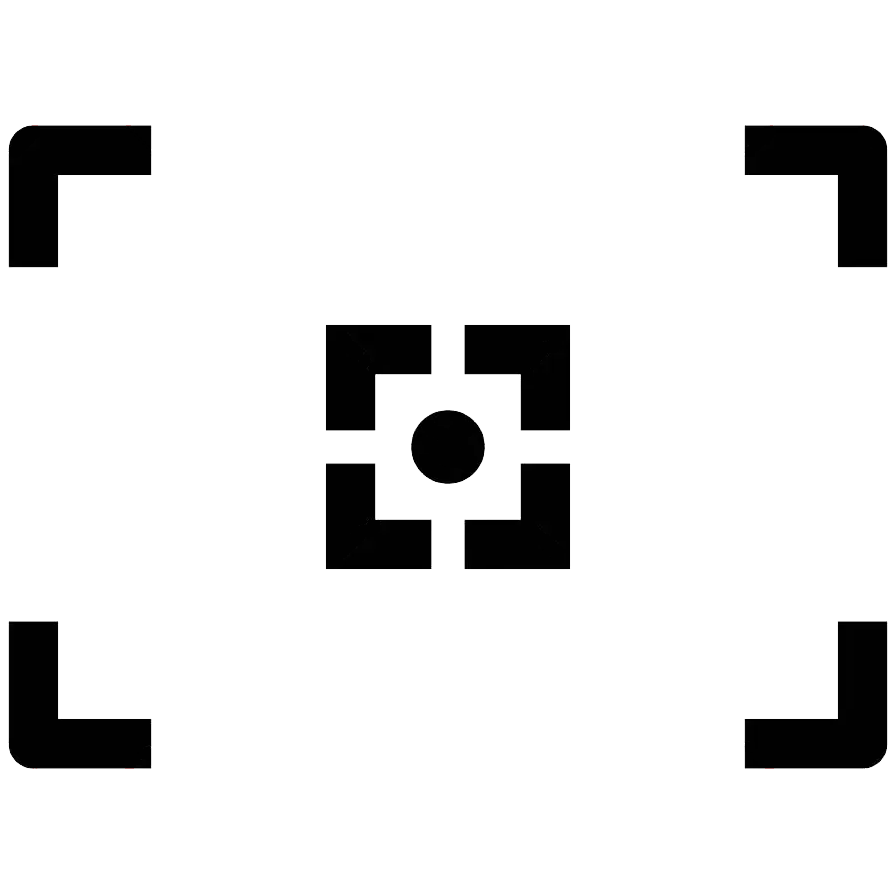
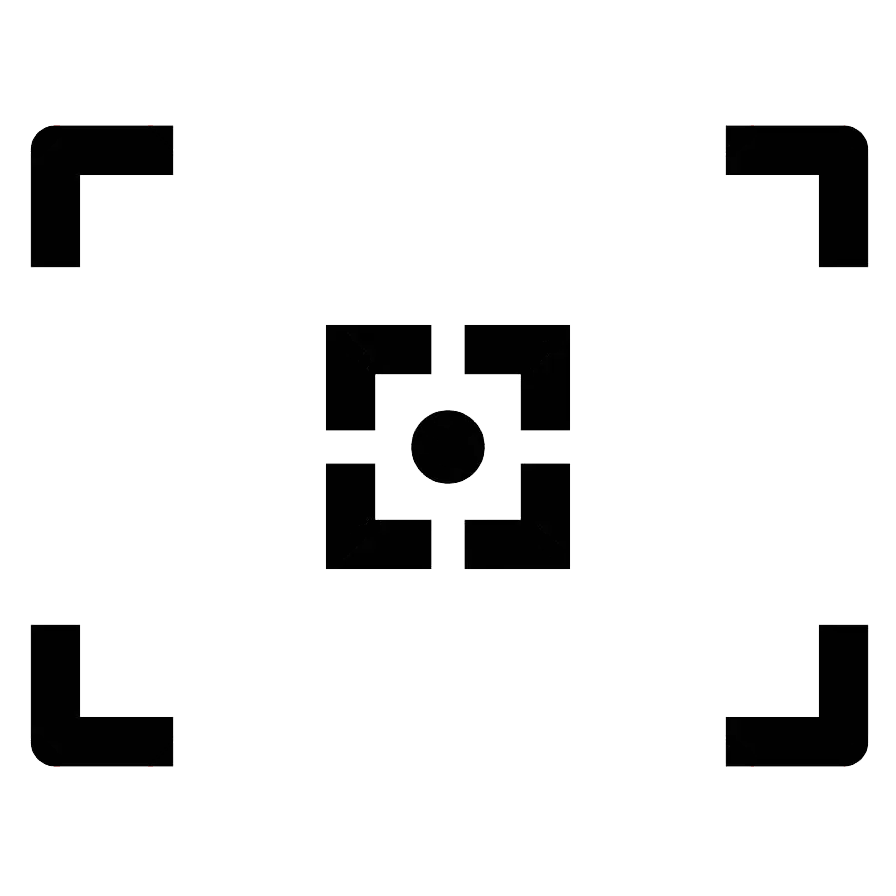
Comparing the layer stacks of the two 896px x 896px images. Changes:
added layer "Layer 5" above "Center" over [30, 125, 869, 767]
hid "Layer 3" over [8, 125, 888, 769]
